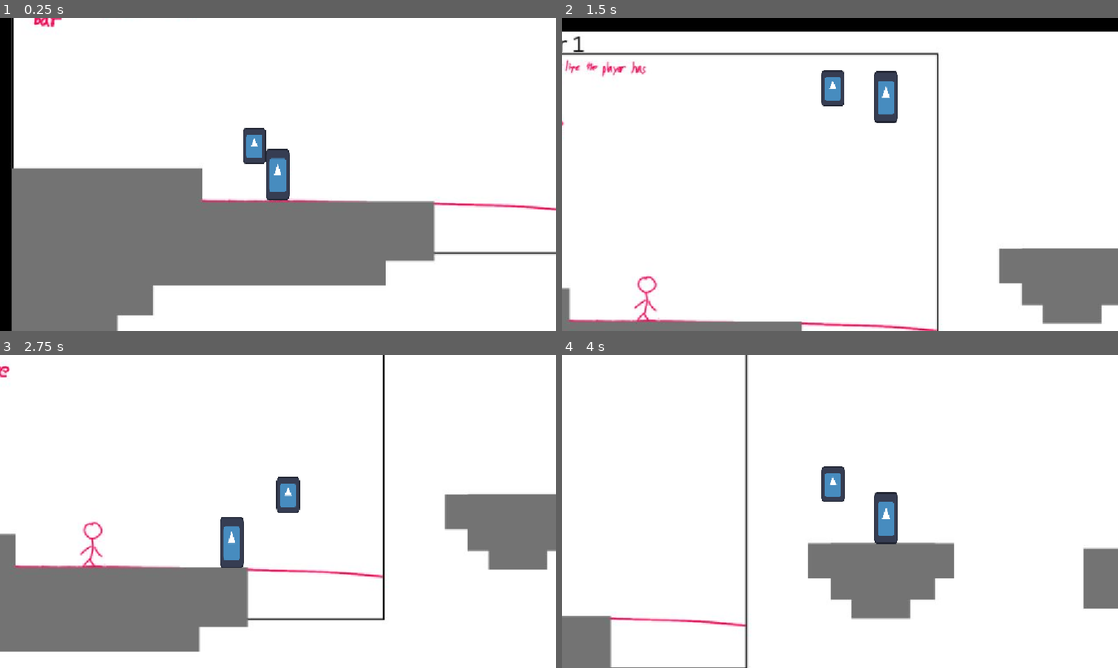
Above: before the commit, frames 1-4 (two rows, left to right).
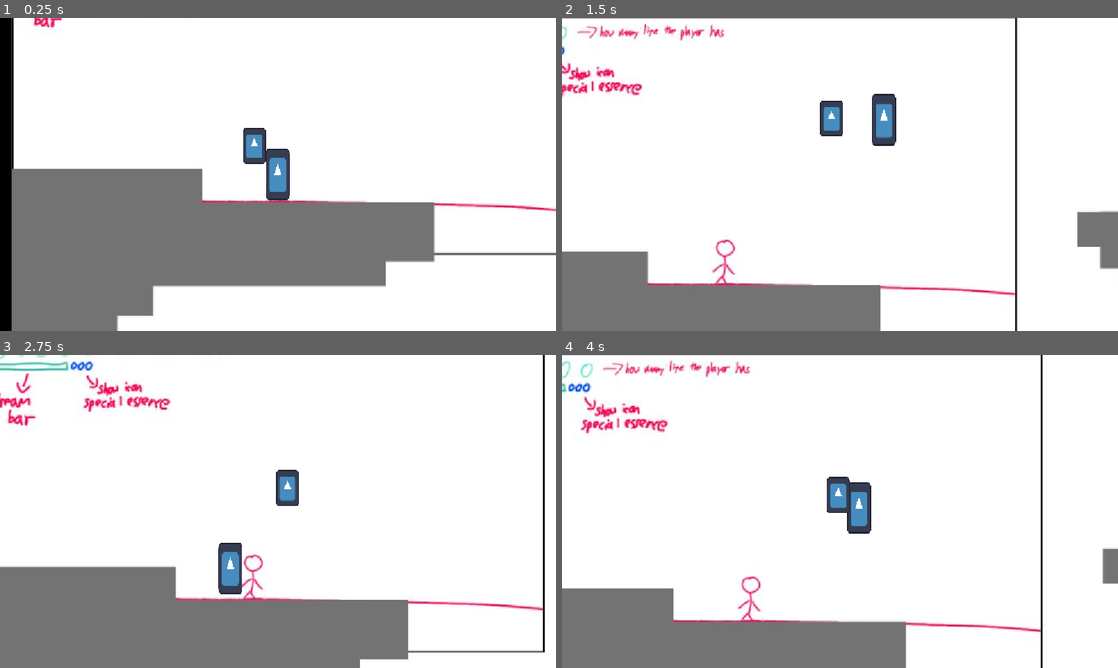
Above: after the commit, the same moments.

Repository: Medcro/GameBijiWIDAI2026
Game: Godot game, scene res://scenes/main.tscn
The game is run twice, just before and just after one commit, with the same random seed, the same clock (stepped at 60 frames per second) and the same inputs. The engine's default icon, where the game draws it, is replaced by a stand-in: a white triangle on a blue panel in a dark square.
Inputs:
- Up to frame 1 (0.25 s): no input
- Up to frame 2 (1.5 s): hold Right (ui_right) from 0.53 s (still down); tap X (Melee) at 0.6 s; tap C (Jump) at 0.77, 0.8, 1.07, 1.35 s
- Up to frame 3 (2.75 s): tap C (Jump) at 1.52, 1.82, 2.3 s; tap X (Melee) at 1.55 s; release Right (ui_right) at 2.03 s; hold Left (ui_left) from 2.03 s (still down); tap Z (Dash) at 2.1 s
- Up to frame 4 (4 s): release Left (ui_left) at 2.78 s; hold Right (ui_right) from 2.78 s (still down); tap X (Melee) at 2.85, 3.6 s; tap C (Jump) at 3.02, 3.32, 3.77, 3.8 s

The runs differ from the first frame. In frame 1, 1.3% of the frame differs, in the area x 2-100%, y 0-96%; in frame 2, 23%, in the area x 0-100%, y 0-100%; in frame 3, 19%; in frame 4, 21%.

Commit message:
melee attack prototype

Diff:
--- a/scenes/main.tscn
+++ b/scenes/main.tscn
@@ -1,10 +1,8 @@
-[gd_scene load_steps=7 format=3 uid="uid://r8gk7inos0cq"]
+[gd_scene load_steps=5 format=3 uid="uid://r8gk7inos0cq"]
 
 [ext_resource type="Texture2D" uid="uid://b37h730lit766" path="res://platform room.jpg" id="1_tefeu"]
 [ext_resource type="PackedScene" uid="uid://dxl1dmwln6gom" path="res://scenes/player.tscn" id="2_sugp2"]
 [ext_resource type="Script" uid="uid://dy244eryhu1w6" path="res://scripts/player_camera.gd" id="3_jyhfs"]
-[ext_resource type="Script" uid="uid://csn1sja5oanyq" path="res://scripts/dreamcatcher.gd" id="4_tbgi4"]
-[ext_resource type="Texture2D" uid="uid://5w0yxw8w6x31" path="res://assets/icon.svg" id="5_tefeu"]
 
 [sub_resource type="RectangleShape2D" id="RectangleShape2D_jyhfs"]
 size = Vector2(1875, 1041)
@@ -72,11 +70,3 @@
 position_smoothing_enabled = true
 script = ExtResource("3_jyhfs")
 bounds_path = NodePath("../../CameraBound")
-
-[node name="Dreamcatcher" type="Node2D" parent="Player"]
-script = ExtResource("4_tbgi4")
-
-[node name="Sprite2D" type="Sprite2D" parent="Player/Dreamcatcher"]
-position = Vector2(-1.5258789e-05, -3.4332275e-05)
-scale = Vector2(0.21468806, 0.33131456)
-texture = ExtResource("5_tefeu")
--- a/scenes/player.tscn
+++ b/scenes/player.tscn
@@ -1,11 +1,15 @@
-[gd_scene load_steps=4 format=3 uid="uid://dxl1dmwln6gom"]
+[gd_scene load_steps=6 format=3 uid="uid://dxl1dmwln6gom"]
 
 [ext_resource type="Script" uid="uid://bvpki648kuwk2" path="res://scripts/player.gd" id="1_g2els"]
 [ext_resource type="Texture2D" uid="uid://5w0yxw8w6x31" path="res://assets/icon.svg" id="2_qhqgy"]
+[ext_resource type="Script" uid="uid://csn1sja5oanyq" path="res://scripts/dreamcatcher.gd" id="3_qhqgy"]
 
 [sub_resource type="CapsuleShape2D" id="CapsuleShape2D_dqkch"]
 radius = 22.0
 height = 126.0
+
+[sub_resource type="RectangleShape2D" id="RectangleShape2D_qhqgy"]
+size = Vector2(81.21889, 128.01572)
 
 [node name="Player" type="CharacterBody2D"]
 script = ExtResource("1_g2els")
@@ -18,3 +22,16 @@
 [node name="CollisionShape2D" type="CollisionShape2D" parent="."]
 position = Vector2(3, 0)
 shape = SubResource("CapsuleShape2D_dqkch")
+
+[node name="Dreamcatcher" type="Node2D" parent="."]
+script = ExtResource("3_qhqgy")
+
+[node name="Sprite2D" type="Sprite2D" parent="Dreamcatcher"]
+position = Vector2(-1.5258789e-05, -3.4332275e-05)
+scale = Vector2(0.21468806, 0.33131456)
+texture = ExtResource("2_qhqgy")
+
+[node name="AttackHitbox" type="CollisionShape2D" parent="."]
+position = Vector2(66, -1)
+scale = Vector2(1, 1.0000002)
+shape = SubResource("RectangleShape2D_qhqgy")
--- a/scripts/dreamcatcher.gd
+++ b/scripts/dreamcatcher.gd
@@ -1,29 +1,32 @@
 extends Node2D
 
 @export var follow_speed: float = 8.0
-@export var base_offset: Vector2 = Vector2(-30, -40) # Position relative to player
+@export var return_speed: float = 25.0
+@export var base_offset: Vector2 = Vector2(-30, -40)
 @export var float_speed: float = 5.0
 @export var float_amount: float = 10.0
 
 var player: Node2D
 var is_attacking: bool = false
+var is_returning: bool = false
 var time_passed: float = 0.0
 
 func _ready() -> void:
 	# Assume this node is a direct child of the Player
 	player = get_parent() as Node2D
 
-	# CRITICAL: This detaches the node's transform from the player.
-	# This prevents it from instantly snapping to the player's position,
-	# allowing us to manually lerp it for that "lagging" effect.
+	# biar g snap ke player
 	top_level = true
 
-	# Start instantly at the correct position so it doesn't fly in from (0,0)
+	# offset dari player
 	if player:
 		global_position = player.global_position + base_offset
 
 func _process(delta: float) -> void:
 	if player == null:
+		return
+
+	if is_attacking:
 		return
 
 	time_passed += delta
@@ -39,23 +42,35 @@
 	# target ikutin player
 	var target_pos: Vector2 = player.global_position + current_offset + float_offset
 
+	var current_speed = return_speed if is_returning else follow_speed
+
+	if is_returning and global_position.distance_to(target_pos) < 5.0:
+		is_returning = false
+
 	# biar smooth2 agak ngelag gitu
 	global_position = global_position.lerp(target_pos, 1.0 - exp(-follow_speed * delta))
 
-# ini buat melee attack, belum implement
-#func hide_for_attack(duration: float = -1.0) -> void:
-	#if is_attacking:
-		#return
-		#
-	#is_attacking = true
-	#visible = false # biar ilang pas animasi
-	#
-	## jaga2 buat animasi
-	#if duration > 0:
-		#await get_tree().create_timer(duration).timeout
-		#show_after_attack()
-#
-## animasi beres munculin lgi
-#func show_after_attack() -> void:
-	#visible = true
-	#is_attacking = false
+# ini buat melee attack
+func hide_for_attack(duration: float = -1.0) -> void:
+	if is_attacking:
+		return
+
+	is_attacking = true
+
+	var tween = create_tween()
+	tween.tween_property(self, "global_position", player.global_position, 0.05)
+	await tween.finished
+
+	visible = false # biar ilang pas animasi
+
+	# jaga2 buat animasi
+	if duration > 0:
+		await get_tree().create_timer(duration).timeout
+		show_after_attack()
+
+# animasi beres munculin lgi
+func show_after_attack() -> void:
+	global_position = player.global_position
+	visible = true
+	is_returning = true
+	is_attacking = false
--- a/scripts/player.gd
+++ b/scripts/player.gd
@@ -9,17 +9,19 @@
 # Dash Attribute
 @export var dash_speed : float = 1200.0
 @export var dash_duration : float = 0.07
-@export var dash_cooldown : float = 0.25 # Variabel bebas (boleh diganti angkanya kalo rasanya kelamaan)
+@export var dash_cooldown : float = 0.5 # Variabel bebas (boleh diganti angkanya kalo rasanya kelamaan)
 var dash_timer : float = 0.0
 var dash_cooldown_timer : float = 0.0 # init
 var is_dashing : bool = false
 var facing_direction : float = 1.0 # positif -> kanan, negatif -> kiri
 
-## Melee Attack Attributes (belum implement)
-#@export var combo_window_duration : float = 0.4 # window buat 2-hit
-#var is_attacking : bool = false
-#var combo_step : int = 0
-#var combo_window_timer : float = 0.0
+# Melee Attack Attributes (belum implement)
+@export var combo_window_duration : float = 0.4 # window buat 2-hit
+@export var attack_cooldown : float = 0.35 # cooldown duh
+var attack_cooldown_timer : float = 0.0
+var is_attacking : bool = false
+var combo_step : int = 0
+var combo_window_timer : float = 0.0
 
 # Essence Attributes
 @export var has_agility_essence : bool = false
@@ -28,14 +30,36 @@
 var is_invincible : bool = false
 var can_double_jump : bool = false
 
+# Nodes
+# @onready var animation_player = $AnimationPlayer
+@onready var weapon_pet = $Dreamcatcher
+@onready var attack_hitbox = $AttackHitbox
+
+func _ready() -> void:
+	# no hitbox yet
+	_set_hitbox_active(false)
+
 func _physics_process(delta: float) -> void:
 	var direction = Input.get_axis("ui_left", "ui_right")
-	if direction != 0 and not is_dashing:
+	if direction != 0 and not is_dashing and not is_attacking:
 		facing_direction = sign(direction)
+		if attack_hitbox:
+			attack_hitbox.scale.x = facing_direction
 
 	# Dash delay
 	if dash_cooldown_timer > 0:
 		dash_cooldown_timer -= delta
+
+	# Melee delay
+	if attack_cooldown_timer > 0:
+		attack_cooldown_timer -= delta
+
+	if combo_window_timer > 0 and not is_attacking:
+		combo_window_timer -= delta
+		if combo_window_timer <= 0 or direction != 0:
+			combo_step = 0
+			combo_window_timer = 0.0
+			attack_cooldown_timer = attack_cooldown
 
 	if is_dashing:
 		dash_timer -= delta
@@ -52,8 +76,16 @@
 			is_invincible = true
 			pass # add visual later
 
+	# Melee
+	if Input.is_action_just_pressed("Melee") and not is_dashing:
+		perform_attack()
+
 	if not is_on_floor():
-		velocity.y += gravity * delta
+		if is_attacking:
+			# mid-air attack
+			velocity.y = 0
+		else:
+			velocity.y += gravity * delta
 	else:
 		# can double jump
 		can_double_jump = true
@@ -61,7 +93,7 @@
 	if Input.is_action_just_pressed("ui_down") and is_on_floor():
 		position.y += 1.2
 
-	if Input.is_action_just_pressed("Jump") and not is_dashing:
+	if Input.is_action_just_pressed("Jump") and not is_dashing and not is_attacking:
 		if is_on_floor():
 			velocity.y = jump
 		elif can_double_jump and has_flight_essence:
@@ -72,6 +104,9 @@
 	if is_dashing:
 		velocity.x = facing_direction * dash_speed
 		velocity.y = 0
+	elif is_attacking:
+		# biar ga gerak pas nyerang
+		velocity.x = 0
 	else:
 		if direction:
 			velocity.x = direction * speed
@@ -79,3 +114,63 @@
 			velocity.x = move_toward(velocity.x, 0, speed)
 
 	move_and_slide()
+
+func perform_attack() -> void:
+	# biar g bisa spam
+	if is_attacking or attack_cooldown_timer > 0:
+		return
+
+	# check lgi combo ke-brp (stage 0 first hit)
+	if combo_step == 0 or (combo_step == 1 and combo_window_timer > 0):
+		is_attacking = true
+		combo_step += 1
+		combo_window_timer = 0.0 # timernya mati pas masih attack
+
+		# hilangin dreamcatcher dulu
+		if weapon_pet:
+			weapon_pet.hide_for_attack()
+
+		# nyalain hitbox
+		_set_hitbox_active(true)
+
+		# buat animasi, belum diimplement
+		# if combo_step == 1:
+		# 	animation_player.play("attack_1")
+		# elif combo_step == 2:
+		# 	animation_player.play("attack_2")
+
+		# placeholder smpe ada animasi
+		var fake_anim = "attack_1" if combo_step == 1 else "attack_2"
+		_simulate_attack_delay(fake_anim)
+
+func _set_hitbox_active(active: bool) -> void:
+	if attack_hitbox:
+		for child in attack_hitbox.get_children():
+			if child is CollisionShape2D or child is CollisionPolygon2D:
+				child.set_deferred("disabled", not active)
+
+# placeholder smpe ada animasi
+func _simulate_attack_delay(anim_name: StringName) -> void:
+	await get_tree().create_timer(0.3).timeout
+	_on_animation_player_animation_finished(anim_name)
+
+# connect ke signal 'animation_finished' nya AnimationPlayer nanti
+func _on_animation_player_animation_finished(anim_name: StringName) -> void:
+	_set_hitbox_active(false)
+
+	if anim_name == "attack_1":
+		is_attacking = false
+		combo_window_timer = combo_window_duration # mulai combo window
+
+		# munculin lagi dreamcatchernya
+		if weapon_pet:
+			weapon_pet.show_after_attack()
+
+	elif anim_name == "attack_2":
+		is_attacking = false
+		combo_step = 0 # balik step 0 beres combo
+		attack_cooldown_timer = attack_cooldown # start cooldown
+
+		# munculin lagi dreamcatchernya
+		if weapon_pet:
+			weapon_pet.show_after_attack()
